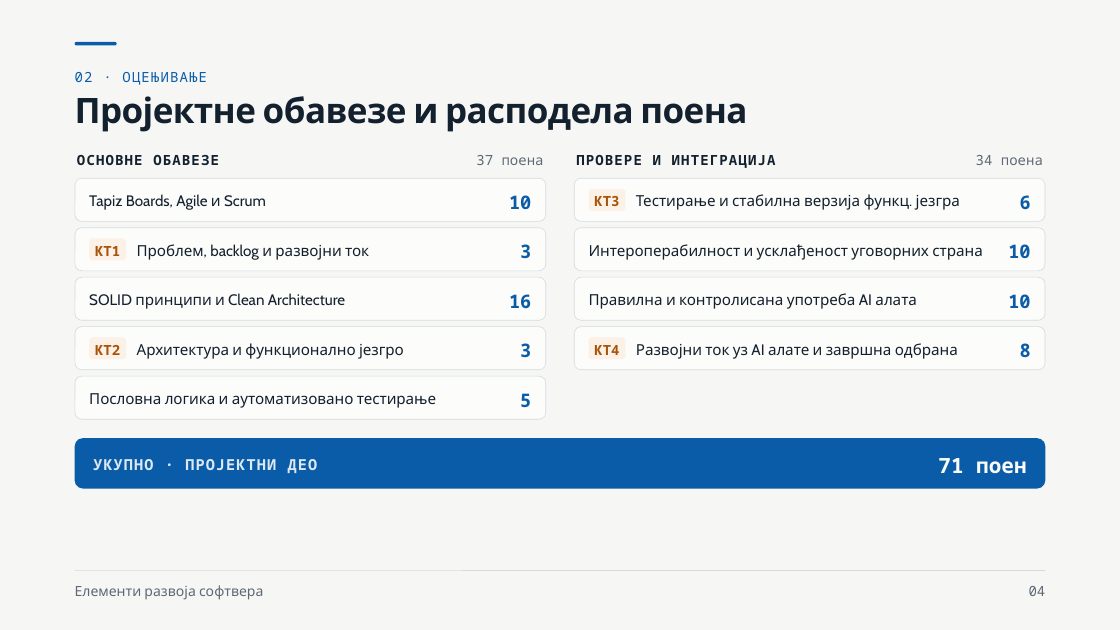
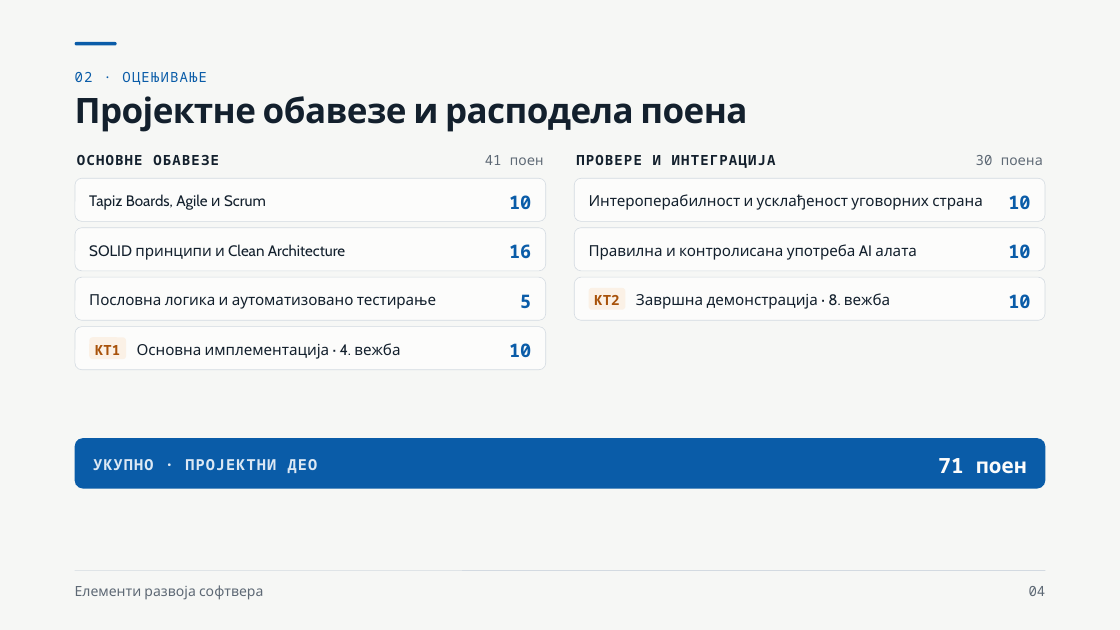
Before and after one commit to owlCoder/ftn-nastavni-materijali, a slide deck: slide 4 of 01 Elementi Razvoja Softvera/02 Prezentacije/PPTX/00 Основне информације о предмету и пројекту.pptx. Drawn at 1120x630 pixels with LibreOffice and Linux fonts; fonts in the diff are those of the drawing. Boxes give left, top, right and bottom in pixels: in the first picture for what was removed or moved away, otherwise in the second. Text is boxed around its words. In the diff, an @@ line names an element or a change of style, - is before the commit and + after.

Commit message:
content: align ERS introductory slides with two checkpoints

```diff
--- a/01 Elementi Razvoja Softvera/02 Prezentacije/PPTX/00 Основне информације о предмету и пројекту.pptx
+++ b/01 Elementi Razvoja Softvera/02 Prezentacije/PPTX/00 Основне информације о предмету и пројекту.pptx
@@ text at <box>485,155,544,165</box>: text changed @@
-37 поена
+41 поен
@@ text at <box>976,155,1043,165</box>: text changed @@
-34 поена
+30 поена
@@ 4 texts: place and size @@
-4 texts at <box>89,244,982,309</box>
+4 texts at <box>89,194,982,260</box>
@@ rounded rectangle removed at <box>589,189,626,211</box> @@
-КТ3
@@ text removed at <box>636,194,960,210</box> @@
-Тестирање и стабилна верзија функц. језгра
@@ text at <box>1008,195,1030,209</box>: text changed @@
-6
+10
@@ text removed at <box>137,244,369,260</box> @@
-Проблем, backlog и развојни ток
@@ text removed at <box>520,244,531,258</box> @@
-3
@@ text "Пословна логика и аутоматизовано тестирање": place and size @@
-text "Пословна логика и аутоматизовано тестирање" at <box>89,393,436,408</box>
+text "Пословна логика и аутоматизовано тестирање" at <box>89,294,436,309</box>
@@ text "5": place and size @@
-text "5" at <box>520,393,531,407</box>
+text "5" at <box>520,294,531,308</box>
@@ rounded rectangle "КТ2": place and size @@
-rounded rectangle "КТ2" at <box>89,338,126,360</box>
+rounded rectangle "КТ2" at <box>589,288,626,310</box>
@@ text added at <box>636,293,890,309</box>, 13 pt, text #13202D @@
+Завршна демонстрација · 8. вежба
@@ rounded rectangle removed at <box>575,327,1045,370</box> @@
@@ rounded rectangle "КТ1": place and size @@
-rounded rectangle "КТ1" at <box>89,239,126,260</box>
+rounded rectangle "КТ1" at <box>89,338,126,360</box>
@@ text at <box>137,343,400,359</box>: text changed @@
-Архитектура и функционално језгро
+Основна имплементација · 4. вежба
@@ text at <box>509,343,531,357</box>: text changed @@
-3
+10
@@ rounded rectangle removed at <box>589,338,626,360</box> @@
-КТ4
@@ text removed at <box>636,343,958,359</box> @@
-Развојни ток уз AI алате и завршна одбрана
@@ text removed at <box>1020,343,1031,357</box> @@
-8
@@ rounded rectangle removed at <box>75,376,545,419</box> @@
```
Also in this commit, not shown: 2 other slides changed, 1 other file.
